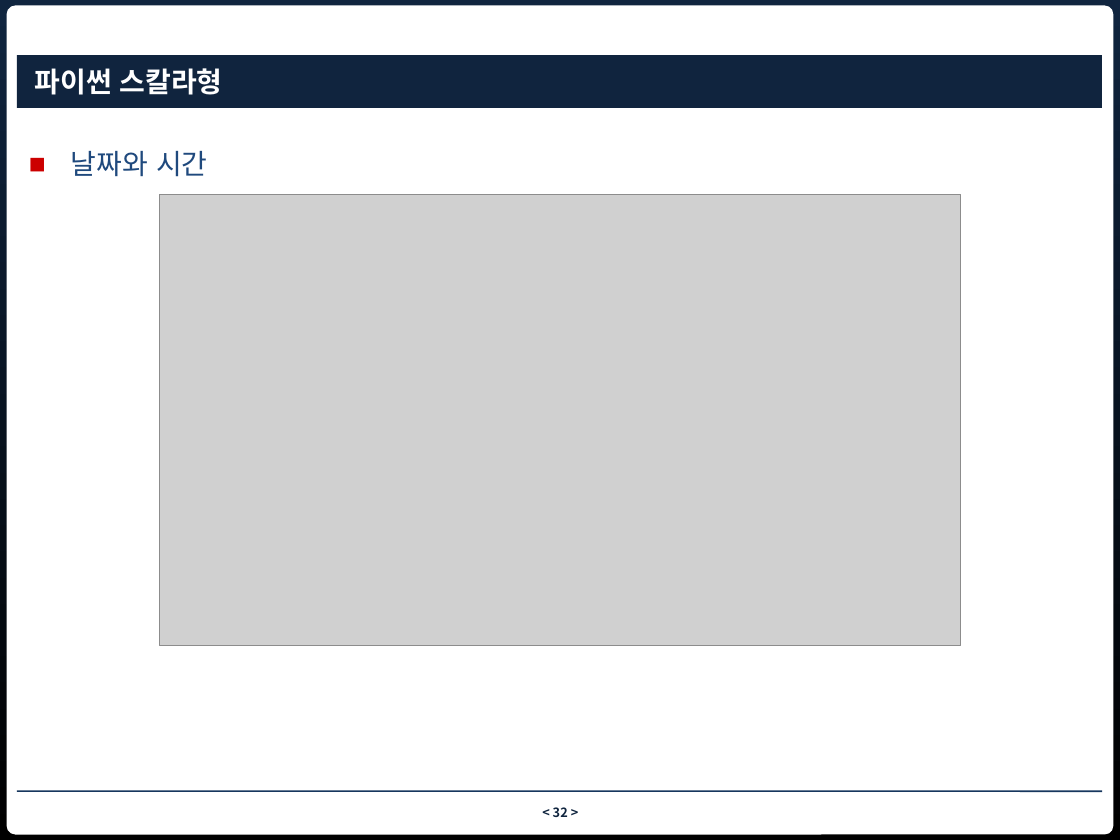
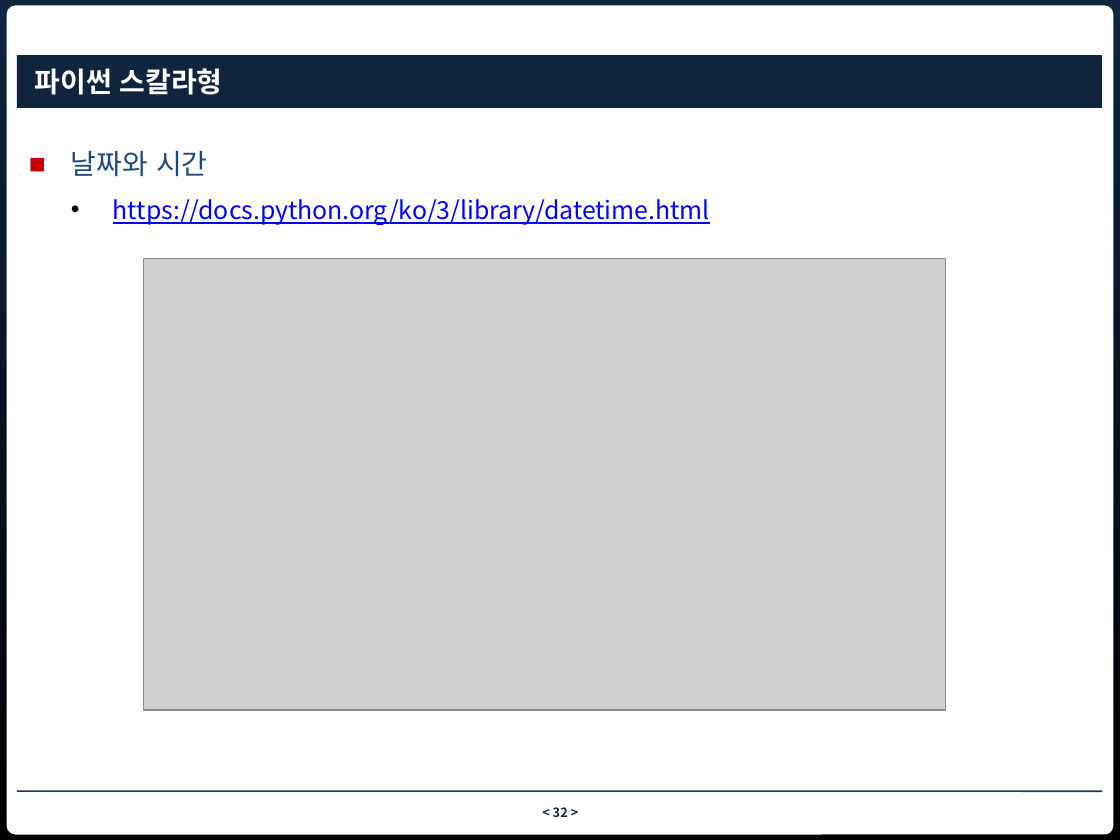
Before and after one commit to nhkim55/bigdata_fintech_python, a slide deck: slide 32 of ch1 basic.pptx. Drawn at 1120x840 pixels with LibreOffice and Linux fonts; fonts in the diff are those of the drawing; grey boxes stand for pictures; background and template pictures are left out. Boxes give left, top, right and bottom in pixels: in the first picture for what was removed or moved away, otherwise in the second. Text is boxed around its words. In the diff, an @@ line names an element or a change of style, - is before the commit and + after.

```diff
--- a/ch1 basic.pptx
+++ b/ch1 basic.pptx
@@ text at (x1=113, y1=199, x2=710, y2=225): paragraph added @@
+  • https://docs.python.org/ko/3/library/datetime.html
@@ picture moved from (x1=159, y1=194, x2=961, y2=645) to (x1=143, y1=259, x2=945, y2=710) @@
```
